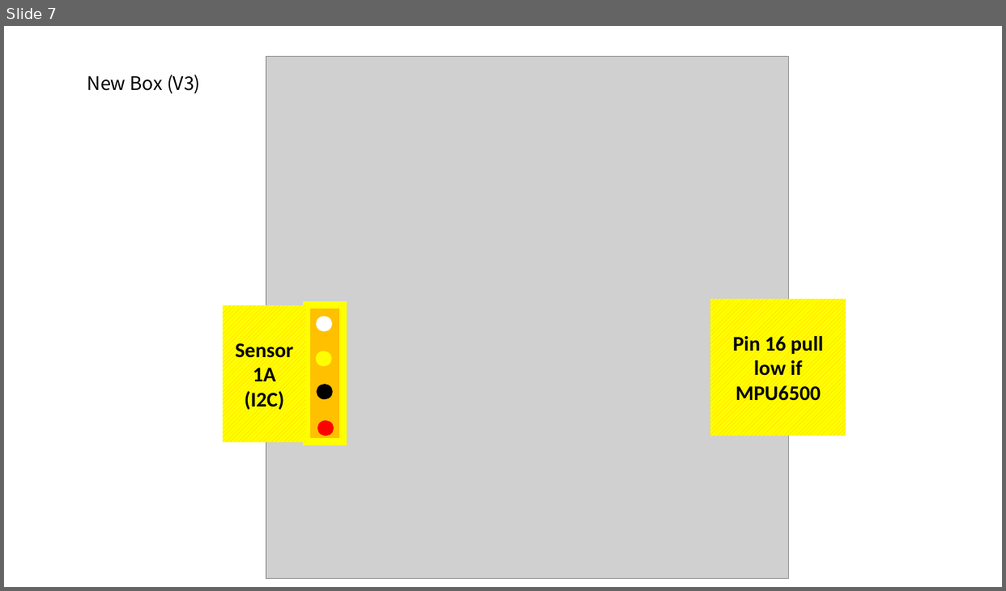
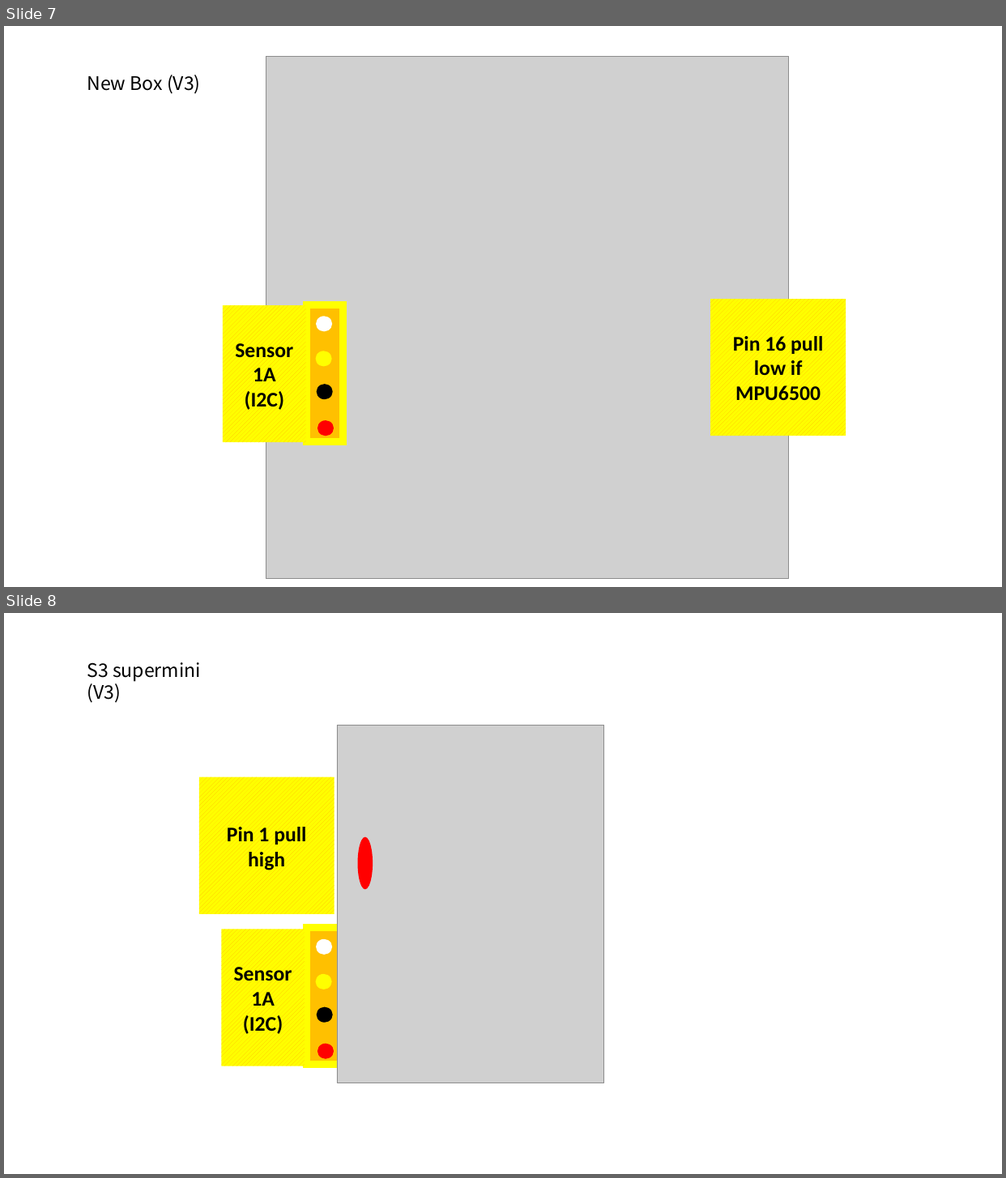
Before and after one commit to jay1han/V2-Documents, a slide deck: Wirings.pptx. Shown one above the other, each under a label of ours: slide 7 before the commit, slides 7 and 8 after it. The pictures are 1006x591 and 1006x1178 pixels, drawn with LibreOffice and Linux fonts; fonts in the diff are those of the drawing; grey boxes stand for pictures. Boxes give left, top, right and bottom in pixels: in the first picture for what was removed or moved away, otherwise in the second. Text is boxed around its words. In the diff, an @@ line names an element or a change of style, - is before the commit and + after.

```diff
--- a/Wirings.pptx
+++ b/Wirings.pptx
@@ slide 8 added at [4, 613, 1002, 1174], background #FFFFFF @@
@@ text added at [87, 662, 201, 703], 18 pt, text #000000 @@
+S3 supermini
+(V3)
@@ picture added at [337, 726, 604, 1084] @@
@@ rectangle added at [199, 777, 335, 914], fill pattern #FFC000 on #FFFF00, 20 pt, text #000000, bold @@
+Pin 1 pull high
@@ ellipse added at [357, 837, 373, 889], fill #FF0000 @@
@@ rectangle added at [306, 928, 343, 1065], fill #FFC000, outline #FFFF00 7 pt @@
@@ rectangle added at [221, 930, 305, 1067], fill pattern #FFC000 on #FFFF00, 20 pt, text #000000, bold @@
+Sensor
+1A
+(I2C)
@@ ellipse added at [316, 939, 333, 955], fill #FFFFFF @@
@@ ellipse added at [315, 974, 332, 990], fill #FFFF00 @@
@@ ellipse added at [316, 1007, 333, 1023], fill #000000 @@
@@ ellipse added at [317, 1043, 334, 1059], fill #FF0000 @@
```
Also in this commit, not shown: 1 other file.
